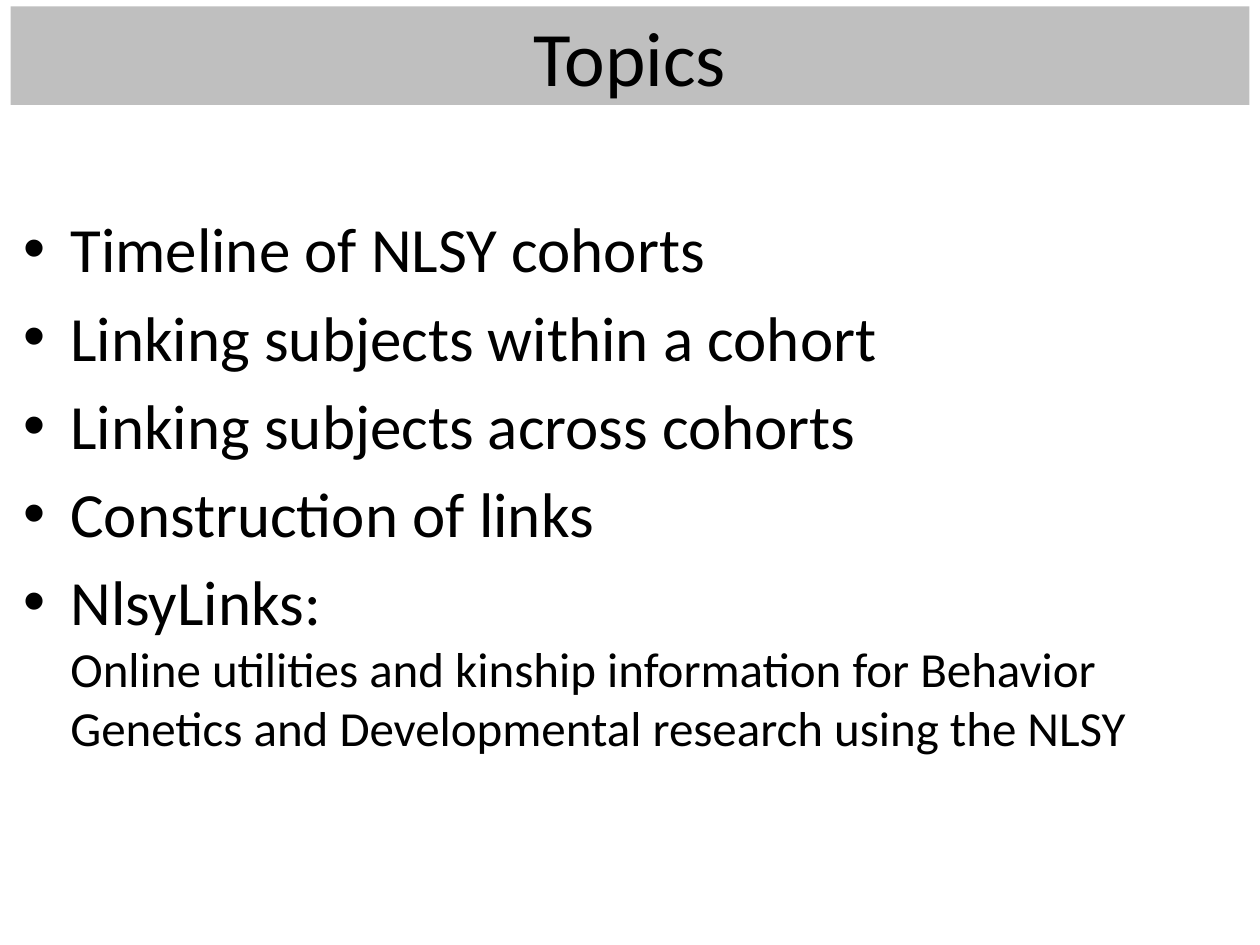
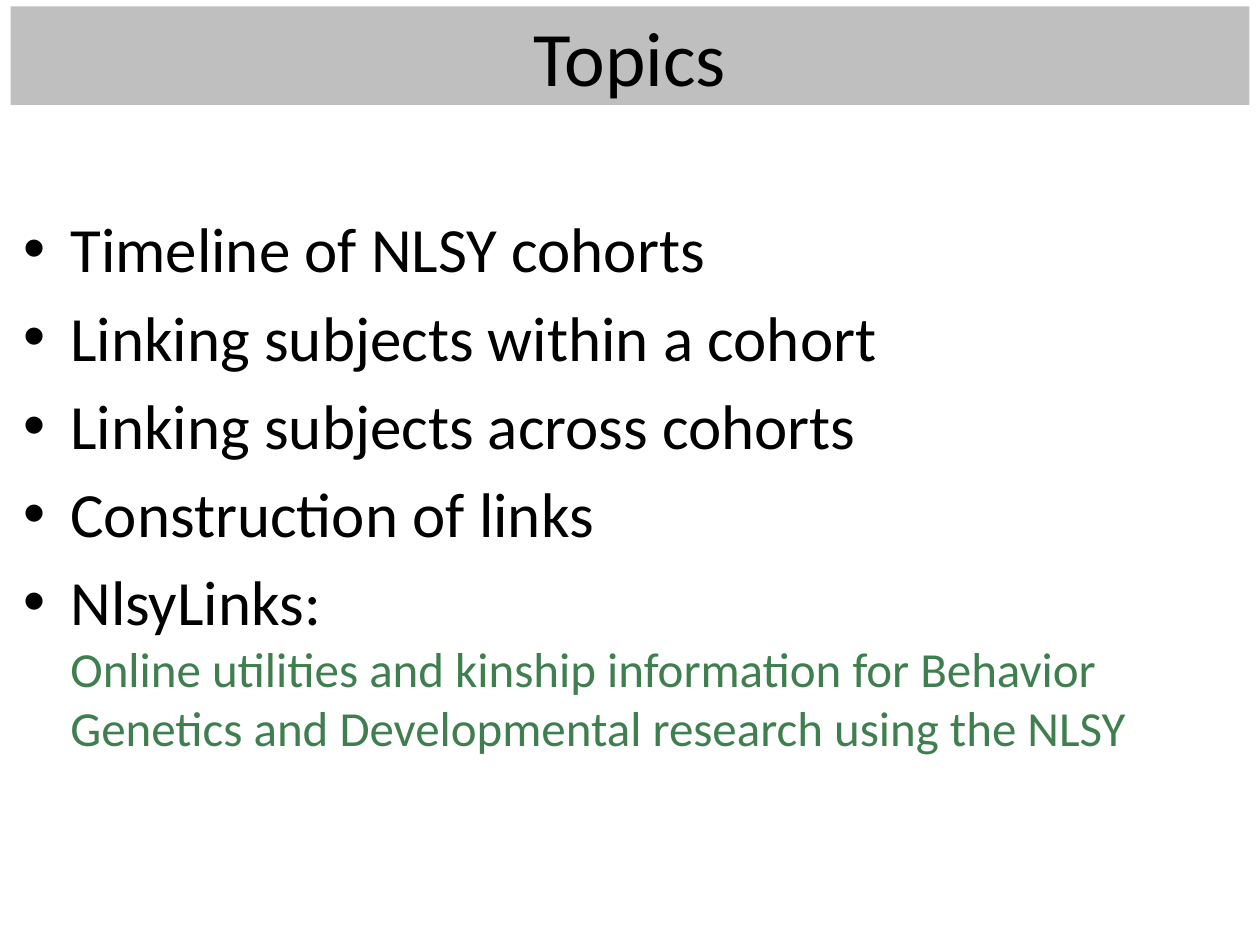
Before and after one commit to LiveOak/NlsyLinksDetermination, a slide deck: slide 2 of Publications/2013France/BeasleyBga2013-NlsyLinks.pptx. Drawn at 1260x945 pixels with LibreOffice and Linux fonts; fonts in the diff are those of the drawing. Boxes give left, top, right and bottom in pixels: in the first picture for what was removed or moved away, otherwise in the second. Text is boxed around its words. In the diff, an @@ line names an element or a change of style, - is before the commit and + after.

```diff
--- a/Publications/2013France/BeasleyBga2013-NlsyLinks.pptx
+++ b/Publications/2013France/BeasleyBga2013-NlsyLinks.pptx
@@ text at box(70, 581, 1125, 755): text colour #000000 to #3F7F4F in "Online utilities and kinship information for Behavior ..." @@
```
Also in this commit, not shown: 10 other slides changed, 2 slides added, 1 slide removed.
